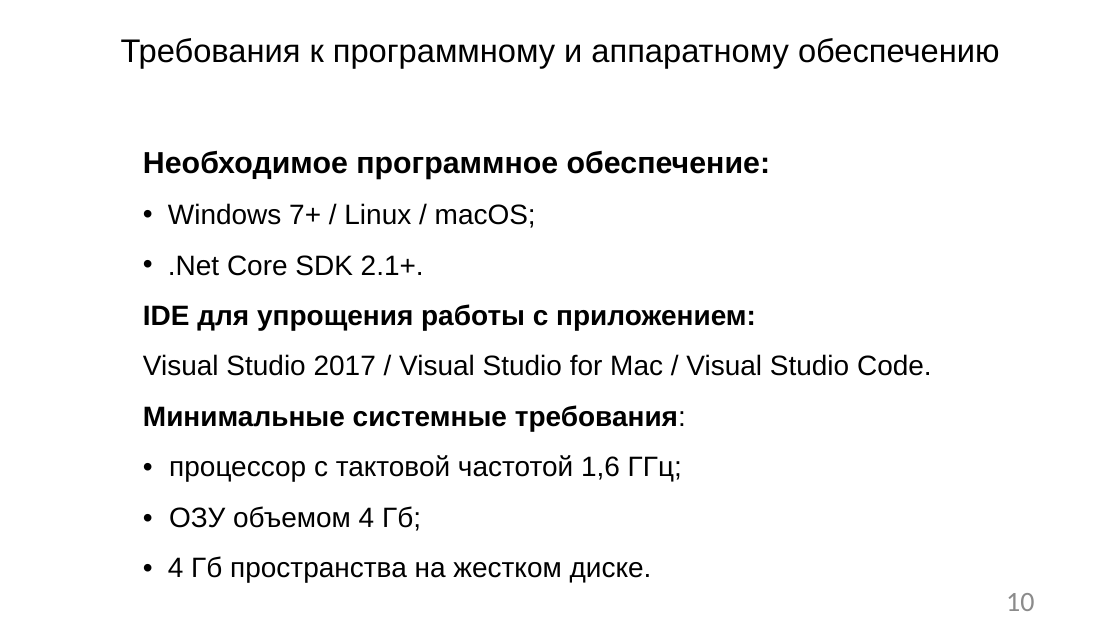
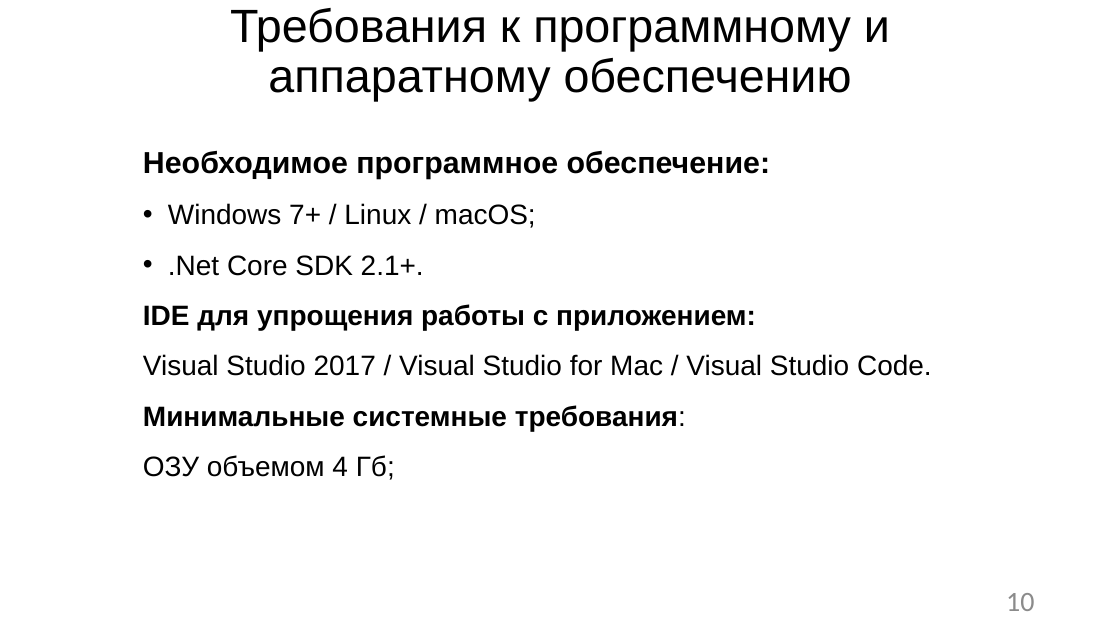
Before and after one commit to R0manych/Diploma2019, a slide deck: slide 10 of Черниговских 2к 14гр.pptx. Drawn at 1120x630 pixels with LibreOffice and Linux fonts; fonts in the diff are those of the drawing. Boxes give left, top, right and bottom in pixels: in the first picture for what was removed or moved away, otherwise in the second. Text is boxed around its words. In the diff, an @@ line names an element or a change of style, - is before the commit and + after.

```diff
--- a/Черниговских 2к 14гр.pptx
+++ b/Черниговских 2к 14гр.pptx
@@ title "Требования к программному и аппаратному ..." at <box>230,8,890,101</box>: size 28 to 40 pt @@
@@ text at <box>143,455,395,480</box>: text changed @@
-• процессор с тактовой частотой 1,6 ГГц;
-• ОЗУ объемом 4 Гб;
-• 4 Гб пространства на жестком диске.
+ОЗУ объемом 4 Гб;
```
Also in this commit, not shown: 16 other slides changed, 1 slide added, 1 slide removed.
